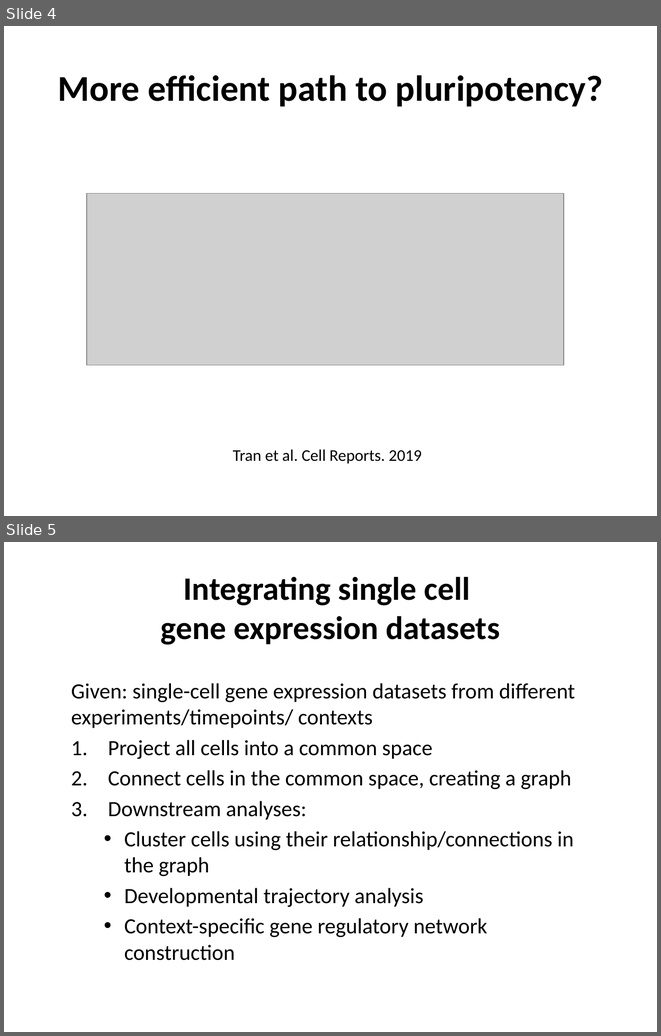
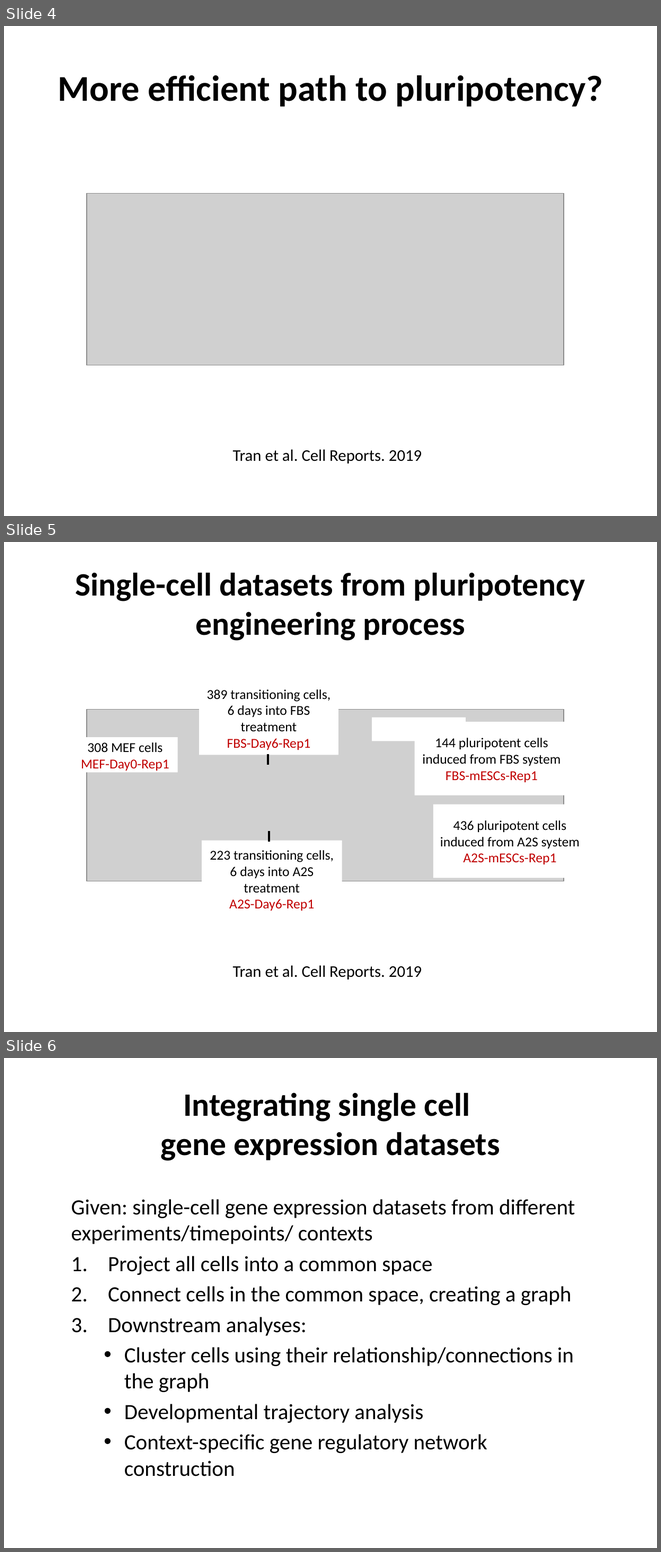
Before and after one commit to Roy-lab/compnetbio-singlecell-integration, a slide deck: 20191105_CompNetBio_Slides.pptx. Shown one above the other, each under a label of ours: slides 4 and 5 before the commit, slides 4, 5 and 6 after it. The pictures are 661x1036 and 661x1552 pixels, drawn with LibreOffice and Linux fonts; fonts in the diff are those of the drawing; grey boxes stand for pictures. Boxes give left, top, right and bottom in pixels: in the first picture for what was removed or moved away, otherwise in the second. Text is boxed around its words. In the diff, an @@ line names an element or a change of style, - is before the commit and + after.

Commit message:
Updating slidedeck

```diff
--- a/20191105_CompNetBio_Slides.pptx
+++ b/20191105_CompNetBio_Slides.pptx
@@ slide 5 added at (x1=4, y1=542, x2=657, y2=1032), background #FFFFFF @@
@@ title added at (x1=75, y1=572, x2=585, y2=641), 36 pt, text #000000, bold @@
+Single-cell datasets from pluripotency engineering process
@@ rectangle added at (x1=199, y1=681, x2=338, y2=755), fill #FFFFFF, 15 pt, text #000000 @@
+389 transitioning cells, 6 days into FBS treatment
+FBS-Day6-Rep1
@@ picture added at (x1=87, y1=709, x2=564, y2=881) @@
@@ rectangle added at (x1=372, y1=717, x2=466, y2=741), fill #FFFFFF @@
@@ rectangle added at (x1=415, y1=722, x2=569, y2=795), fill #FFFFFF, 15 pt, text #000000 @@
+144 pluripotent cells induced from FBS system
+FBS-mESCs-Rep1
@@ rectangle added at (x1=72, y1=737, x2=178, y2=773), fill #FFFFFF, 15 pt, text #C00000 @@
+308 MEF cells
+MEF-Day0-Rep1
@@ line added from (268, 754) to (268, 765), #000000 2 pt @@
@@ rectangle added at (x1=433, y1=804, x2=586, y2=877), fill #FFFFFF, 15 pt, text #000000 @@
+436 pluripotent cells induced from A2S system
+A2S-mESCs-Rep1
@@ rectangle added at (x1=202, y1=840, x2=342, y2=917), fill #FFFFFF, 15 pt, text #000000 @@
+223 transitioning cells, 6 days into A2S treatment
+A2S-Day6-Rep1
@@ line added from (269, 831) to (269, 841), #000000 2 pt @@
@@ text added at (x1=233, y1=965, x2=422, y2=979), 18 pt, text #000000 @@
+Tran et al. Cell Reports. 2019
@@ what was slide 5 is now slide 6 @@
```
